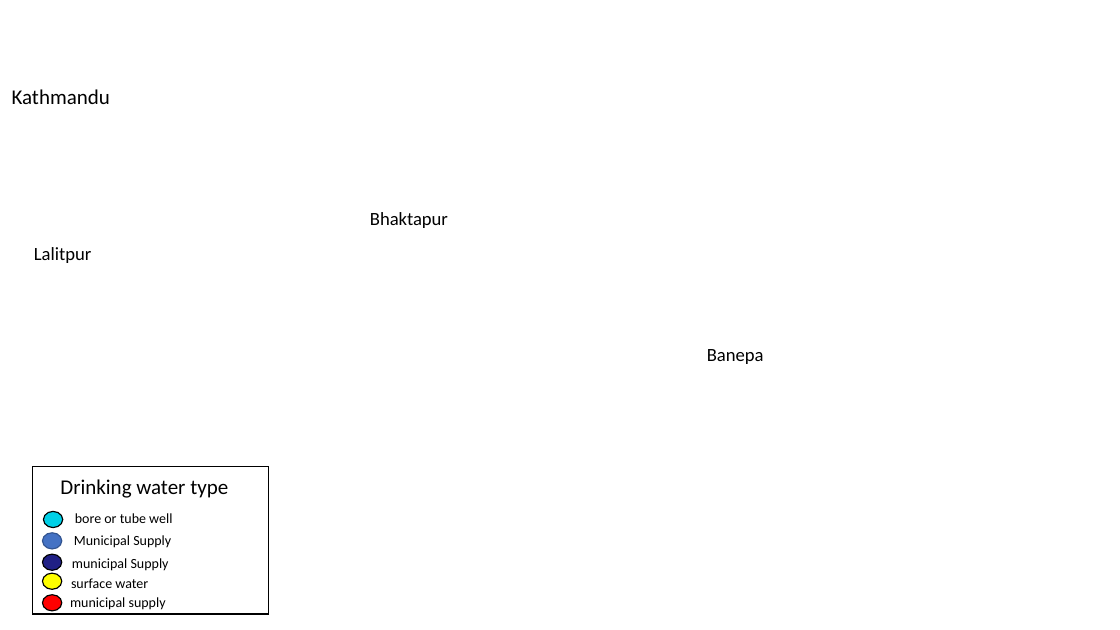
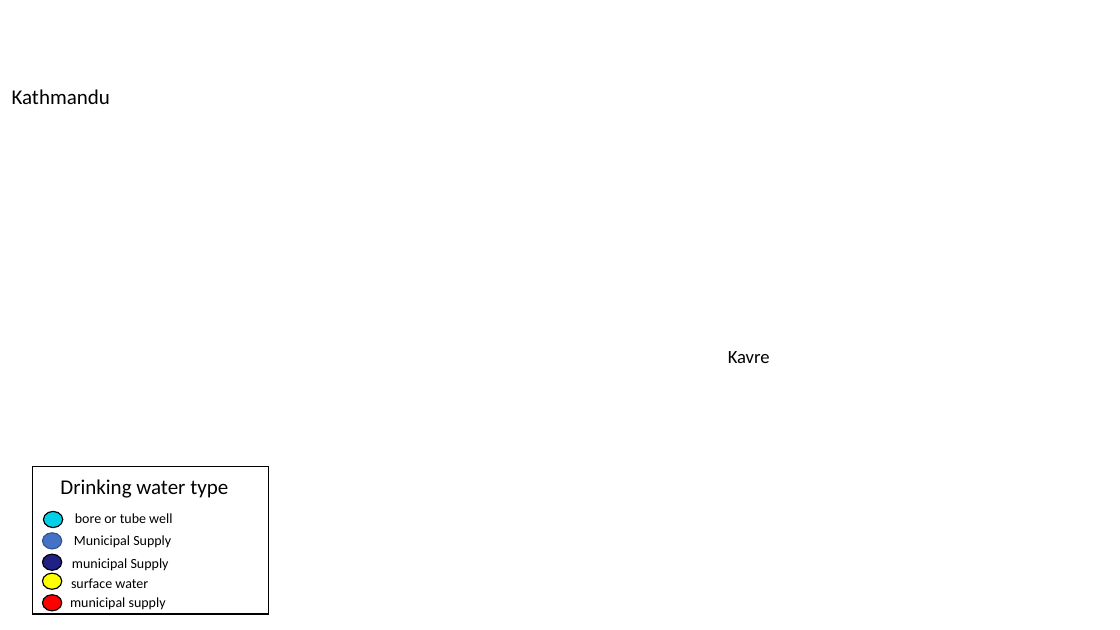
Before and after one commit to chrisleboa/nepal_typhoid, a slide deck: slide 1 of reports/figures/figure1_drinking_water.pptx. Drawn at 1120x630 pixels with LibreOffice and Linux fonts; fonts in the diff are those of the drawing; background and template pictures are left out. Boxes give left, top, right and bottom in pixels: in the first picture for what was removed or moved away, otherwise in the second. Text is boxed around its words. In the diff, an @@ line names an element or a change of style, - is before the commit and + after.

```diff
--- a/reports/figures/figure1_drinking_water.pptx
+++ b/reports/figures/figure1_drinking_water.pptx
@@ text removed at <box>370,212,448,228</box> @@
-Bhaktapur
@@ text removed at <box>34,247,92,263</box> @@
-Lalitpur
@@ text at <box>728,351,770,363</box>: text changed @@
-Banepa
+Kavre
```
Also in this commit, not shown: 37 other files.
